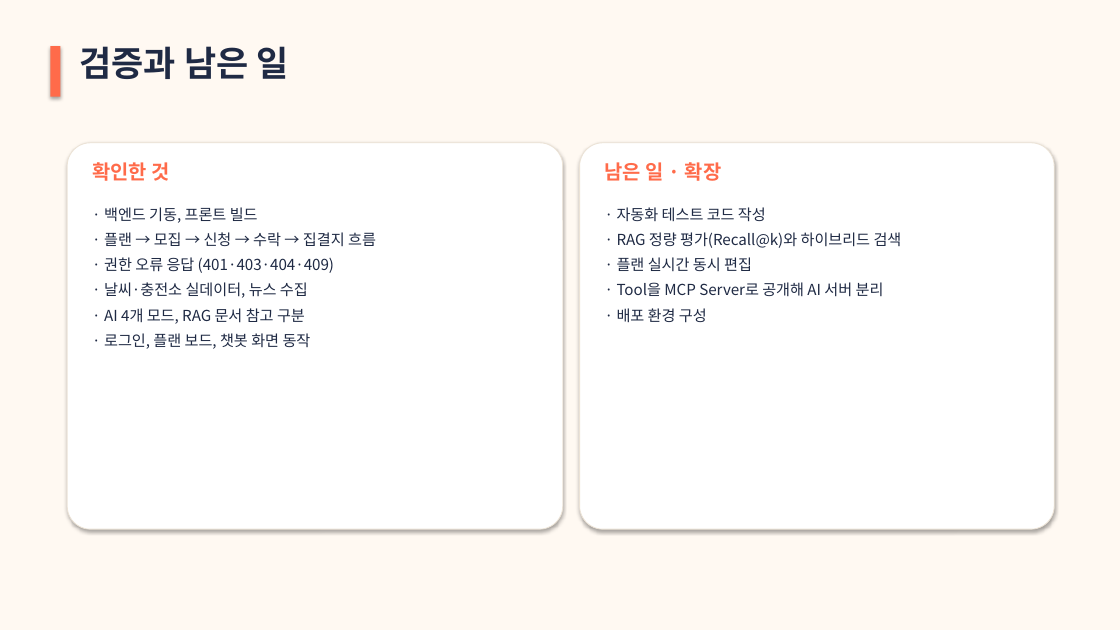
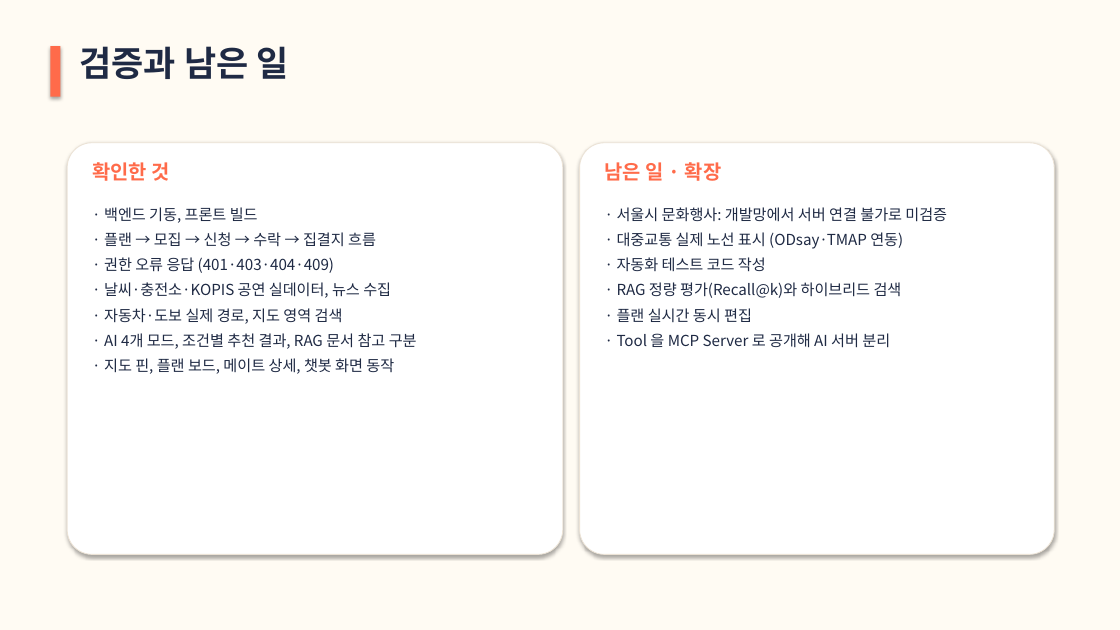
Before and after one commit to 77romin/mapmates, a slide deck: slide 15 of presentation/너랑갈지도_발표.pptx (slide 11 before the commit). Drawn at 1120x630 pixels with LibreOffice and Linux fonts; fonts in the diff are those of the drawing. Boxes give left, top, right and bottom in pixels: in the first picture for what was removed or moved away, otherwise in the second. Text is boxed around its words. In the diff, an @@ line names an element or a change of style, - is before the commit and + after.

Commit message:
docs: 발표 자료에 로고와 추가 기능·실제 화면 반영

```diff
--- a/presentation/너랑갈지도_발표.pptx
+++ b/presentation/너랑갈지도_발표.pptx
@@ background #FFF9F2 to #FFFBF3 @@
@@ rounded rectangle: place and size @@
-rounded rectangle at bbox=[67, 143, 563, 529]
+rounded rectangle at bbox=[67, 143, 563, 555]
@@ rounded rectangle: place and size @@
-rounded rectangle at bbox=[580, 143, 1054, 529]
+rounded rectangle at bbox=[580, 143, 1054, 555]
@@ text at bbox=[617, 207, 947, 249]: paragraphs added @@
+· 서울시 문화행사: 개발망에서 서버 연결 불가로 미검증
+· 대중교통 실제 노선 표시 (ODsay·TMAP 연동)
@@ text at bbox=[104, 282, 417, 374]: text changed @@
-· 날씨·충전소 실데이터, 뉴스 수집
-· AI 4개 모드, RAG 문서 참고 구분
-· 로그인, 플랜 보드, 챗봇 화면 동작
+· 날씨·충전소·KOPIS 공연 실데이터, 뉴스 수집
+· 자동차·도보 실제 경로, 지도 영역 검색
+· AI 4개 모드, 조건별 추천 결과, RAG 문서 참고 구분
+· 지도 핀, 플랜 보드, 메이트 상세, 챗봇 화면 동작
@@ text at bbox=[617, 333, 890, 348]: text changed @@
-· Tool을 MCP Server로 공개해 AI 서버 분리
-· 배포 환경 구성
+· Tool 을 MCP Server 로 공개해 AI 서버 분리
```
Also in this commit, not shown: 10 other slides changed, 5 slides added, 1 slide removed.
